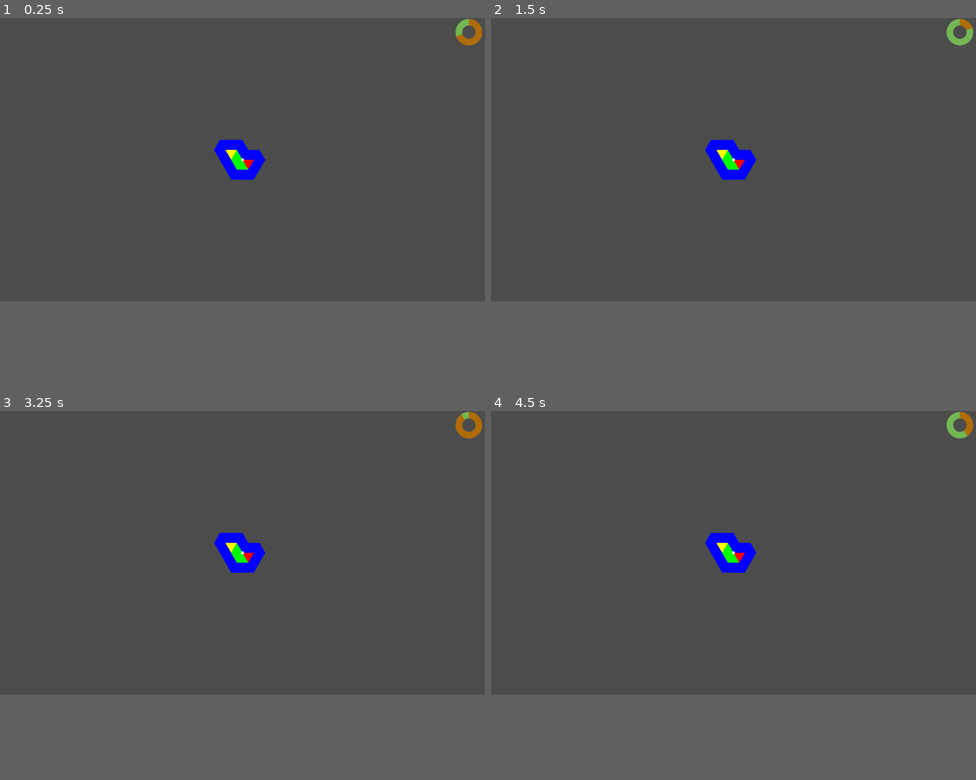
Above: before the commit, frames 1-4 (two rows, left to right).
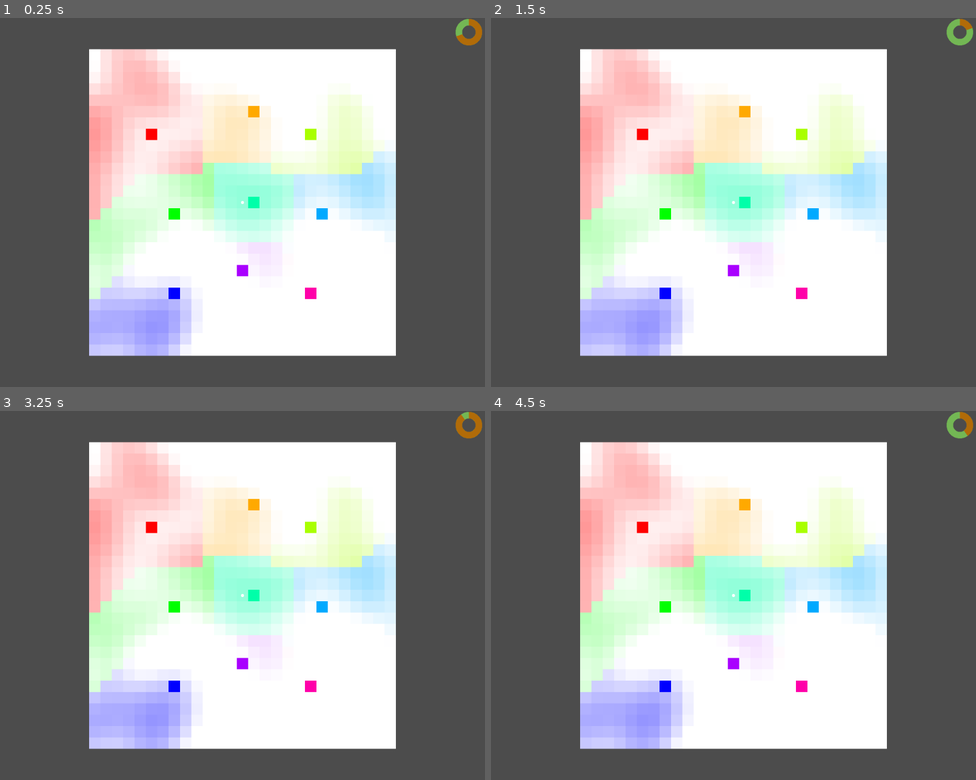
Above: after the commit, the same moments.

Repository: Pe3Hu/kohatu
Game: Godot game, scene res://scenes/Game.tscn
The game is run twice, just before and just after one commit, with the same random seed, the same clock (stepped at 60 frames per second) and the same inputs.
Inputs (mouse positions are in pixels of both pictures, inside the frame that each line leads up to):
- Up to frame 1 (0.25 s): no input
- Up to frame 2 (1.5 s): move the mouse to (840, 147) at 0.52 s; click (840, 147) at 0.67 s; move the mouse to (636, 172) at 1.27 s; click (636, 172) at 1.42 s
- Up to frame 3 (3.25 s): move the mouse to (291, 492) at 2.02 s; click (291, 492) at 2.17 s; move the mouse to (218, 610) at 2.77 s; click (218, 610) at 2.92 s
- Up to frame 4 (4.5 s): move the mouse to (879, 595) at 3.52 s; click (879, 595) at 3.67 s; move the mouse to (588, 510) at 4.27 s; click (588, 510) at 4.42 s
The window is 800x468 before the commit and 800x609 after it. Grey fills any space a smaller window leaves; there, only what the larger window draws over its background counts as a difference.

The runs differ from the first frame. In frame 1, 53% of the frame differs, in the area x 18-82%, y 8-92%; in frame 2, 53%; in frame 3, 53%; in frame 4, 53%.

Commit message:
version 0.004
1. Terrain, Sector, Lode classes added
2. Noise generation started

Diff:
--- a/project.godot
+++ b/project.godot
@@ -30,6 +30,11 @@
 Classes_Project="*res://scripts/Classes_Project.gd"
 Classes_Planete="*res://scripts/Classes_Planete.gd"
 Classes_Serveur="*res://scripts/Classes_Serveur.gd"
+Classes_Terrain="*res://scripts/Classes_Terrain.gd"
+
+[display]
+
+window/size/height=780
 
 [physics]
 
--- a/scenes/Game.tscn
+++ b/scenes/Game.tscn
@@ -1,8 +1,10 @@
-[gd_scene load_steps=4 format=2]
+[gd_scene load_steps=6 format=2]
 
 [ext_resource path="res://assets/bars/ring.png" type="Texture" id=1]
 [ext_resource path="res://scripts/Game.gd" type="Script" id=2]
+[ext_resource path="res://scenes/Terrain.tscn" type="PackedScene" id=3]
 [ext_resource path="res://scenes/Scheme.tscn" type="PackedScene" id=4]
+[ext_resource path="res://scenes/Terrain.gd" type="Script" id=5]
 
 [node name="Game" type="Node"]
 script = ExtResource( 2 )
@@ -26,5 +28,9 @@
 tint_progress = Color( 0.964706, 0.584314, 0.0470588, 1 )
 
 [node name="Scheme" parent="." instance=ExtResource( 4 )]
+visible = false
+
+[node name="Terrain" parent="." instance=ExtResource( 3 )]
+script = ExtResource( 5 )
 
 [connection signal="timeout" from="Timer" to="." method="_on_Timer_timeout"]
--- /dev/null
+++ b/scenes/Terrain.gd
@@ -0,0 +1,9 @@
+extends Node2D
+
+
+func _draw():
+	for sectors in Global.obj.terrain.arr.sector:
+		for sector in sectors:
+				draw_polygon(sector.arr.vertex, PoolColorArray([sector.color.current]))
+
+	draw_circle(Global.vec.window_size.center, 3, Color(1.0, 1.0, 1.0))
--- /dev/null
+++ b/scenes/Terrain.tscn
@@ -0,0 +1,3 @@
+[gd_scene format=2]
+
+[node name="Terrain" type="Node2D"]
--- /dev/null
+++ b/scripts/Classes_Terrain.gd
@@ -0,0 +1,198 @@
+extends Node
+
+
+class Lode:
+	var num = {}
+	var arr = {}
+	var obj = {}
+
+	func _init(input_):
+		num.bulk = input_.bulk
+		arr.sector = input_.sector
+
+class Sector:
+	var num = {}
+	var vec = {}
+	var obj = {}
+	var arr = {}
+	var word = {}
+	var color = {}
+
+	func _init(input_):
+		vec.grid = input_.grid
+		obj.terrain = input_.terrain
+		num.noise = input_.noise
+		arr.vertex = []
+		vec.center = Vector2()
+
+		for vertex in Global.arr.vertex:
+			var pos = Vector2(
+				vec.grid.x + vertex.x,
+				vec.grid.y + vertex.y
+				)
+			pos *= Global.num.sector.a
+			pos += Global.vec.terrain.offset
+			arr.vertex.append(pos)
+			vec.center += pos/Global.arr.vertex.size()
+
+		num.lode = {}
+		num.lode.current = -1
+		num.lode.d = {}
+		var n = obj.terrain.num.lode.n*obj.terrain.num.lode.n
+
+		for _i in n:
+			num.lode.d[_i] = -1
+
+	func resize_noise(size_):
+		num.noise -= size_.min
+		num.noise /= size_.l
+
+	func set_biom(biom_):
+		word.biom = biom_
+		var h = 1.0/360
+		var s = 1.0
+		var v = 1.0
+
+		match word.biom:
+			"0":
+				h *= 60
+			"1":
+				h *= 0
+			"2":
+				h *= 120
+			"3":
+				h *= 240
+		#h *= (vec.grid.x + vec.grid.y*10)/(100)*360
+		s *= 0
+		h *= 360 *int(num.lode.current)/9
+		s = num.noise
+
+		if num.lode.current != - 1:
+			if num.lode.d[num.lode.current] == 0:
+				s = 1.0
+		color.current = Color().from_hsv(h, s, v)
+
+	func get_nearest_d():
+		return num.lode.d[num.lode.current]
+
+	func fill_lode(sectors_):
+		for key in sectors_.keys():
+			var sector = sectors_[key]
+			var x = abs(sector.vec.grid.x-vec.grid.x)
+			var y = abs(sector.vec.grid.y-vec.grid.y)
+			num.lode.d[key] = max(x,y)
+
+	func find_nearest_lode():
+		var d = obj.terrain.num.sector.cols+obj.terrain.num.sector.rows
+		num.lode.current = -1
+
+		for key in num.lode.d.keys():
+			if num.lode.d[key] != -1 && num.lode.d[key] < d:
+				num.lode.current = int(key)
+				d = num.lode.d[key]
+
+		set_biom("Empty")
+
+class Terrain:
+	var num = {}
+	var arr = {}
+	var vec = {}
+	var obj = {}
+
+	func _init(input_):
+		num.lode = {}
+		num.sector = {}
+		num.sector.cols = input_.cols
+		num.sector.rows = input_.rows
+		num.lode.n = input_.n
+		num.lode.bulk = input_.bulk
+		arr.sector = []
+		vec.center = Vector2(
+			num.sector.cols/2,
+			num.sector.rows/2
+			)
+
+		update_offset()
+		reload_noise()
+		init_sectors()
+		init_lodes()
+		calc_noise()
+
+	func update_offset():
+		Global.vec.terrain.offset = Global.vec.window_size.center
+		Global.vec.terrain.offset.x -= num.sector.cols * Global.num.sector.a / 2
+		Global.vec.terrain.offset.y -= num.sector.rows * Global.num.sector.a / 2
+
+	func reload_noise():
+		Global.rng.randomize()
+		Global.noise.seed = Global.rng.randi()
+		Global.noise.octaves = 3
+		Global.noise.period = 20.0
+		Global.noise.persistence = 0.8
+
+	func init_sectors():
+		for _i in num.sector.rows:
+			arr.sector.append([])
+
+			for _j in num.sector.cols:
+				var input = {}
+				input.grid = Vector2(_j,_i)
+				input.terrain = self
+				input.noise = Global.noise.get_noise_2dv(input.grid)
+
+				var sector = Classes_Terrain.Sector.new(input)
+				arr.sector[_i].append(sector)
+
+	func calc_noise():
+		var size = {}
+		size.min = 1
+		size.max = -1
+		var l = 3
+
+		for sectors in arr.sector:
+			for sector in sectors:
+				var d = l - sector.get_nearest_d()
+				var value = pow(d,2)/pow(l,2)
+				if d < 0:
+					value = 0
+				sector.num.noise = (sector.num.noise + value)/2
+
+				if sector.num.noise > size.max:
+					size.max = sector.num.noise
+				if sector.num.noise < size.min:
+					size.min = sector.num.noise
+		size.l = -size.min + size.max
+
+		for sectors in arr.sector:
+			for sector in sectors:
+				sector.resize_noise(size)
+
+	func init_lodes():
+		var first = 5
+		var second = 3
+		var third = 4
+		var lode = 0
+		var rand_i = 0
+		var sectors_ = {}
+
+		for _i in num.lode.n:
+			var y = first + (second + third)*_i
+
+			for _j in num.lode.n:
+				Global.rng.randomize()
+				var rand_x = Global.rng.randi_range(0,second-1)
+				var x = first + (second + third)*_j
+				Global.rng.randomize()
+				var rand_y = Global.rng.randi_range(0,second-1)
+				var grid = Vector2(x + rand_x,y + rand_y)
+				arr.sector[grid.y][grid.x].num.lode.d[lode] = 0
+				sectors_[lode] = arr.sector[grid.y][grid.x]
+				lode += 1
+
+		for sectors in arr.sector:
+			for sector in sectors:
+				sector.fill_lode(sectors_)
+
+		for sectors in arr.sector:
+			for sector in sectors:
+				sector.find_nearest_lode()
--- a/scripts/Game.gd
+++ b/scripts/Game.gd
@@ -16,6 +16,13 @@
 
 	Global.obj.scheme = Classes_Project.Project.new()
 	Global.obj.scheme.roll_draft(draft)
+
+	input = {}
+	input.cols = 27
+	input.rows = 27
+	input.n = 3
+	input.bulk = 1000
+	Global.obj.terrain = Classes_Terrain.Terrain.new(input)
 
 func _ready():
 #	var txt = "c4eeec20ece8ebfbe920e4eeec0a"
--- a/scripts/Global.gd
+++ b/scripts/Global.gd
@@ -2,6 +2,7 @@
 
 
 var rng = RandomNumberGenerator.new()
+var noise = OpenSimplexNoise.new()
 var num = {}
 var dict = {}
 var arr = {}
@@ -25,6 +26,9 @@
 	num.slot = {}
 	num.slot.rows = num.knot.rows-1
 	num.slot.cols = (num.knot.cols-1)*2
+
+	num.sector = {}
+	num.sector.a = 24
 
 func init_primary_key():
 	num.primary_key = {}
@@ -107,13 +111,19 @@
 		}
 	}
 
-
 func init_arr():
 	arr.sequence = {}
 	arr.sequence["A000040"] = [2, 3, 5, 7, 11, 13, 17, 19, 23, 29]
 	arr.sequence["A000045"] = [89, 55, 34, 21, 13, 8, 5, 3, 2, 1, 1]
 	arr.sequence["A000124"] = [7, 11, 16] #, 22, 29, 37, 46, 56, 67, 79, 92, 106, 121, 137, 154, 172, 191, 211]
 	arr.sequence["A001358"] = [4, 6, 9, 10, 14, 15, 21, 22, 25, 26]
+
+	arr.vertex = [
+		Vector2(1,0),
+		Vector2(1,1),
+		Vector2(0,1),
+		Vector2(0,0)
+	]
 
 func init_node():
 	node.TimeBar = get_node("/root/Game/TimeBar")
@@ -134,6 +144,9 @@
 
 	if num.knot.n % 2 == 0:
 		vec.project.offset.x -= num.project.a / 2
+
+	vec.terrain = {}
+	vec.terrain.offset = vec.window_size.center
 
 func init_window_size():
 	vec.window_size = {}
--- a/scripts/Scheme.gd
+++ b/scripts/Scheme.gd
@@ -25,7 +25,6 @@
 #	Global.obj.scheme.arr.knot[1][0].flag.visiable = true
 #	Global.obj.scheme.arr.knot[1][1].flag.visiable = true
 #	Global.obj.scheme.arr.knot[2][0].flag.visiable = true
-
 	var x = Global.num.knot.n-1
 	var y = x
 	Global.obj.scheme.arr.knot[x][y].flag.visiable = true
@@ -46,6 +45,3 @@
 				draw_line(edge.arr.point[0], edge.arr.point[1], edge.color.current, 1)
 
 	draw_circle(Global.vec.window_size.center, 3, Color(1.0, 1.0, 1.0))
-
-func _process(delta):
-	update()
